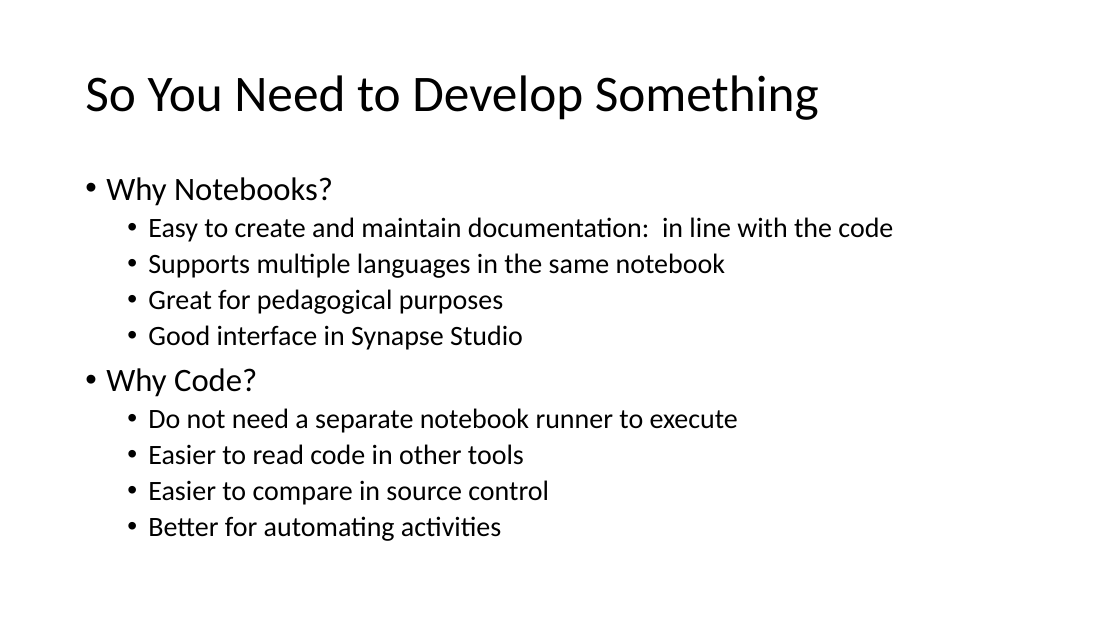
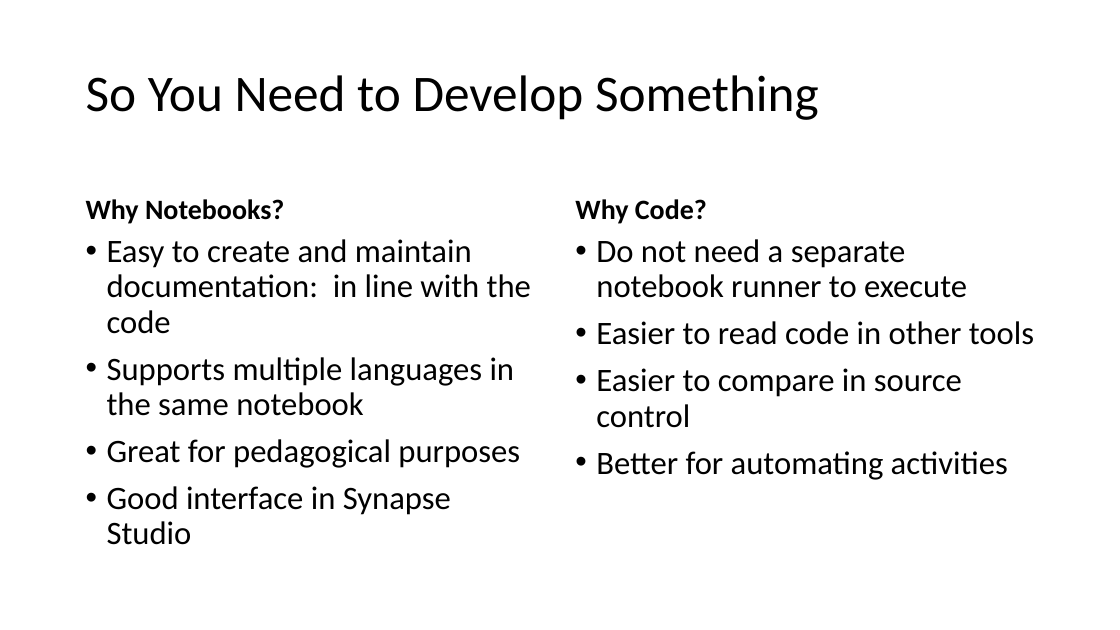
Before and after one commit to solliancenet/precon-synapse-power-bi, a slide deck: slide 10 of Slides/02 - Synapse Development.pptx. Drawn at 1120x630 pixels with LibreOffice and Linux fonts; fonts in the diff are those of the drawing. Boxes give left, top, right and bottom in pixels: in the first picture for what was removed or moved away, otherwise in the second. Text is boxed around its words. In the diff, an @@ line names an element or a change of style, - is before the commit and + after.

```diff
--- a/Slides/02 - Synapse Development.pptx
+++ b/Slides/02 - Synapse Development.pptx
@@ text at [106,177,333,206]: paragraph removed @@
-• Why Notebooks?
@@ text added at [86,199,284,224], 24 pt, text #000000, bold @@
+Why Notebooks?
@@ text added at [575,199,707,224], 24 pt, text #000000, bold @@
+Why Code?
@@ text "Easy to create and maintain ...": place and size @@
-text "Easy to create and maintain ..." at [106,177,893,541]
+text "Easy to create and maintain ..." at [107,239,531,545]
@@ text "Easy to create and maintain ..." at [107,239,531,545]: size 24 to 28 pt; list level 2 to 1 in "Easy to create and maintain ..."; list level 2 to 1 in "Supports multiple languages in the ..."; list level 2 to 1 in "Great for pedagogical purposes"; list level 2 to 1 in "Good interface in Synapse Studio" @@
@@ text added at [596,239,1034,480], 28 pt, text #000000 @@
+• Do not need a separate notebook runner to execute
+• Easier to read code in other tools
+• Easier to compare in source control
+• Better for automating activities
@@ text at [106,368,738,541]: paragraphs removed @@
-• Why Code?
-  • Do not need a separate notebook runner to execute
-  • Easier to read code in other tools
-  • Easier to compare in source control
-  • Better for automating activities
```
Also in this commit, not shown: 8 other slides changed, 1 other file.
